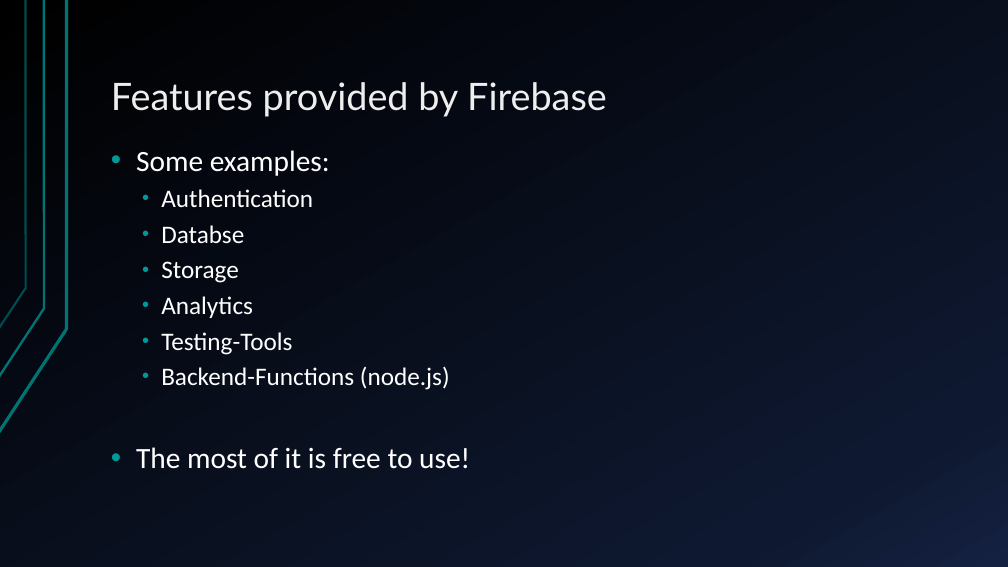
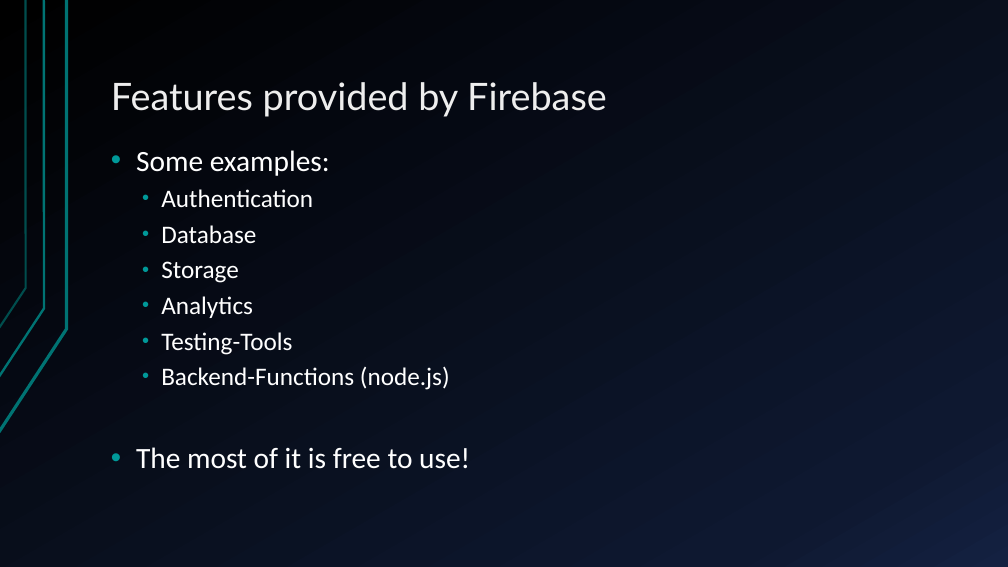
Before and after one commit to blitzdose/AndroidStudio_Firebase_Presentation, a slide deck: slide 4 of Firebase Integration in Android.pptx. Drawn at 1008x567 pixels with LibreOffice and Linux fonts; fonts in the diff are those of the drawing. Boxes give left, top, right and bottom in pixels: in the first picture for what was removed or moved away, otherwise in the second. Text is boxed around its words. In the diff, an @@ line names an element or a change of style, - is before the commit and + after.

Commit message:
Updated Presentation

```diff
--- a/Firebase Integration in Android.pptx
+++ b/Firebase Integration in Android.pptx
@@ text at [161, 225, 256, 243]: text changed @@
-  • Databse
+  • Database
```
